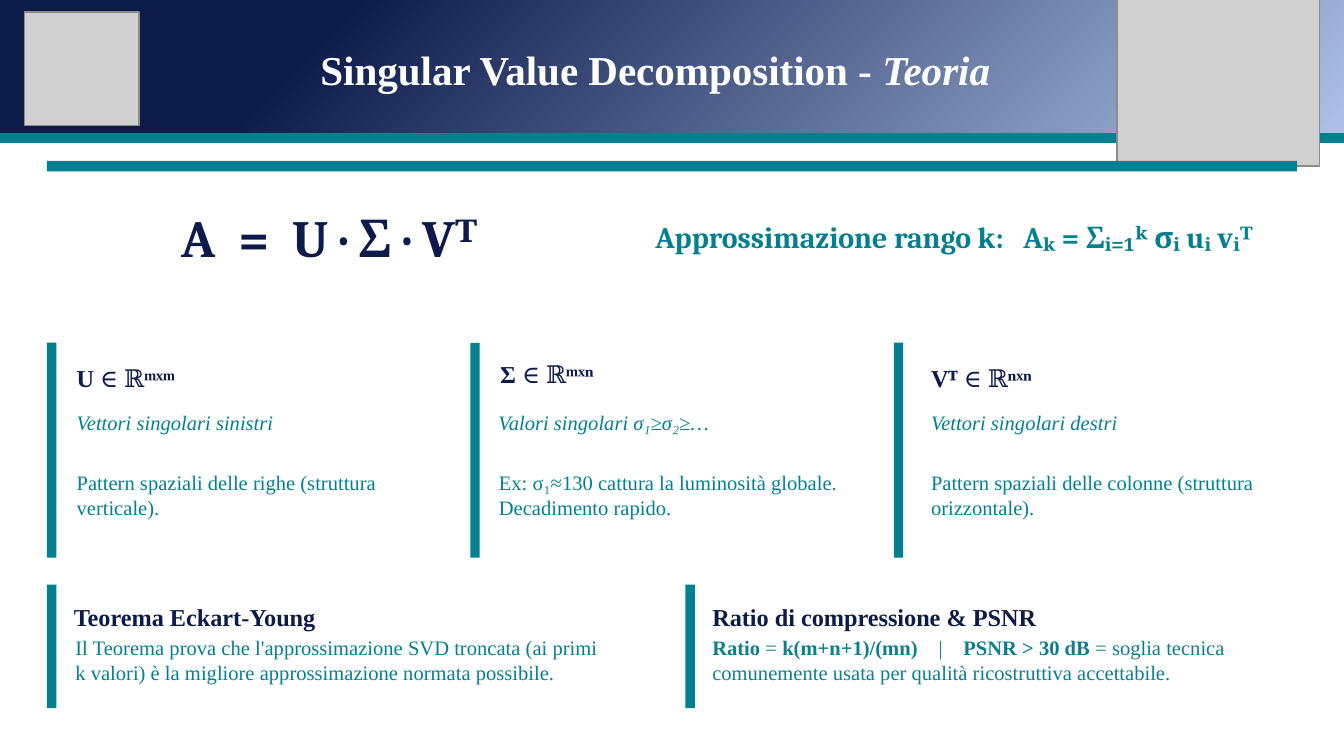
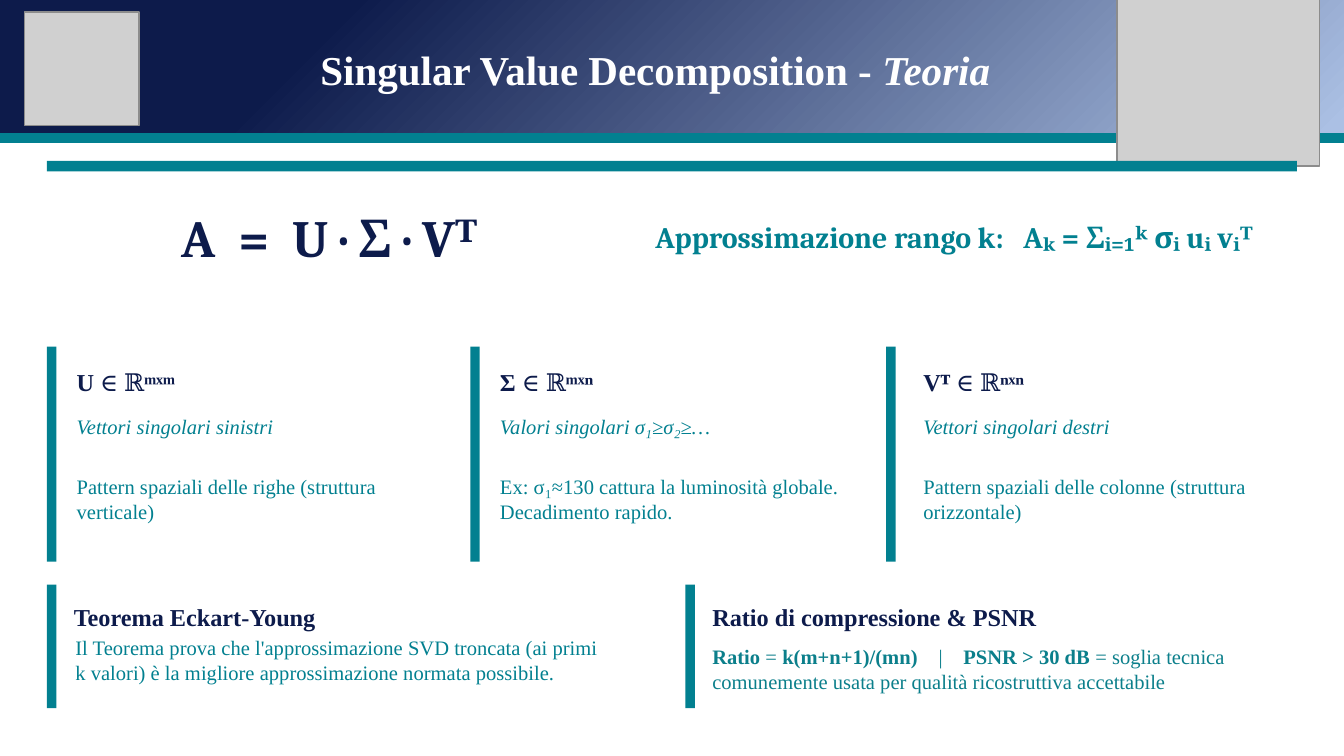
Before and after one commit to andreapatruno1/Image-Compression-and-Analysis, a slide deck: slide 5 of docs/SVD e PCA per l'analisi di immagini mediche.pptx. Drawn at 1344x756 pixels with LibreOffice and Linux fonts; fonts in the diff are those of the drawing; grey boxes stand for pictures. Boxes give left, top, right and bottom in pixels: in the first picture for what was removed or moved away, otherwise in the second. Text is boxed around its words. In the diff, an @@ line names an element or a change of style, - is before the commit and + after.

```diff
--- a/docs/SVD e PCA per l'analisi di immagini mediche.pptx
+++ b/docs/SVD e PCA per l'analisi di immagini mediche.pptx
@@ 3 texts, 3 rectangles: place and size @@
-3 texts, 3 rectangles at <box>47,343,708,558</box>
+3 texts, 3 rectangles at <box>47,347,710,562</box>
@@ rectangle: place and size @@
-rectangle at <box>470,343,874,558</box>
+rectangle at <box>480,347,883,562</box>
@@ text "Σ ∈ ℝᵐˣⁿ": place and size @@
-text "Σ ∈ ℝᵐˣⁿ" at <box>500,367,516,383</box>
+text "Σ ∈ ℝᵐˣⁿ" at <box>500,375,516,391</box>
@@ 2 texts, 2 rectangles: place and size @@
-2 texts, 2 rectangles at <box>894,343,1297,558</box>
+2 texts, 2 rectangles at <box>886,347,1289,562</box>
@@ text at <box>77,479,375,523</box>: text changed @@
-Pattern spaziali delle righe (struttura verticale).
+Pattern spaziali delle righe (struttura verticale)
@@ text "Ex: σ₁≈130 cattura la luminosità ...": place and size @@
-text "Ex: σ₁≈130 cattura la luminosità ..." at <box>499,475,837,520</box>
+text "Ex: σ₁≈130 cattura la luminosità ..." at <box>500,479,838,524</box>
@@ text at <box>923,479,1245,523</box>: text changed @@
-Pattern spaziali delle colonne (struttura orizzontale).
+Pattern spaziali delle colonne (struttura orizzontale)
@@ text at <box>712,649,1224,694</box>: text changed @@
-Ratio = k(m+n+1)/(mn) | PSNR > 30 dB = soglia tecnica comunemente usata per qualità ricostruttiva accettabile.
+Ratio = k(m+n+1)/(mn) | PSNR > 30 dB = soglia tecnica comunemente usata per qualità ricostruttiva accettabile
```
Also in this commit, not shown: 10 other slides changed, 2 other files.
